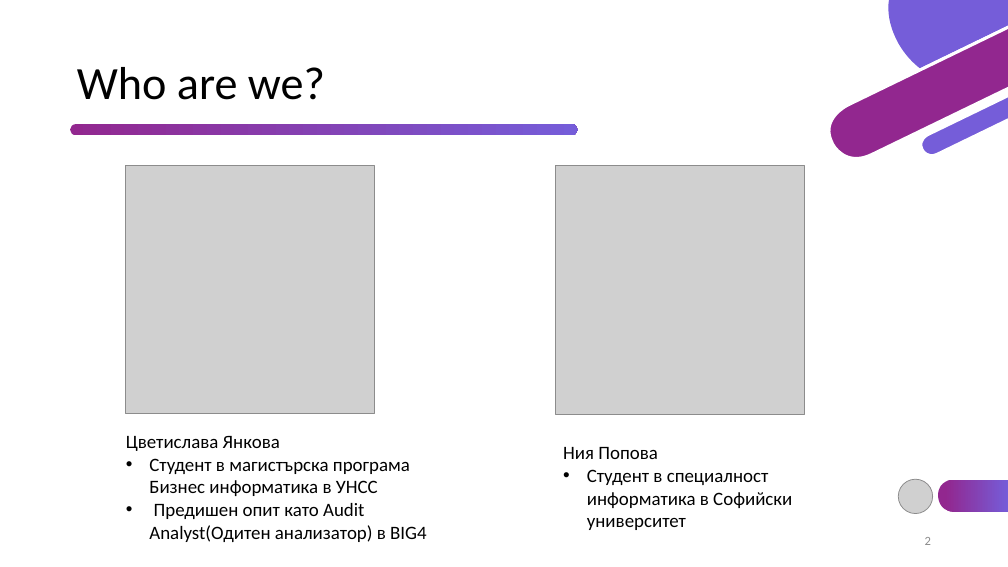
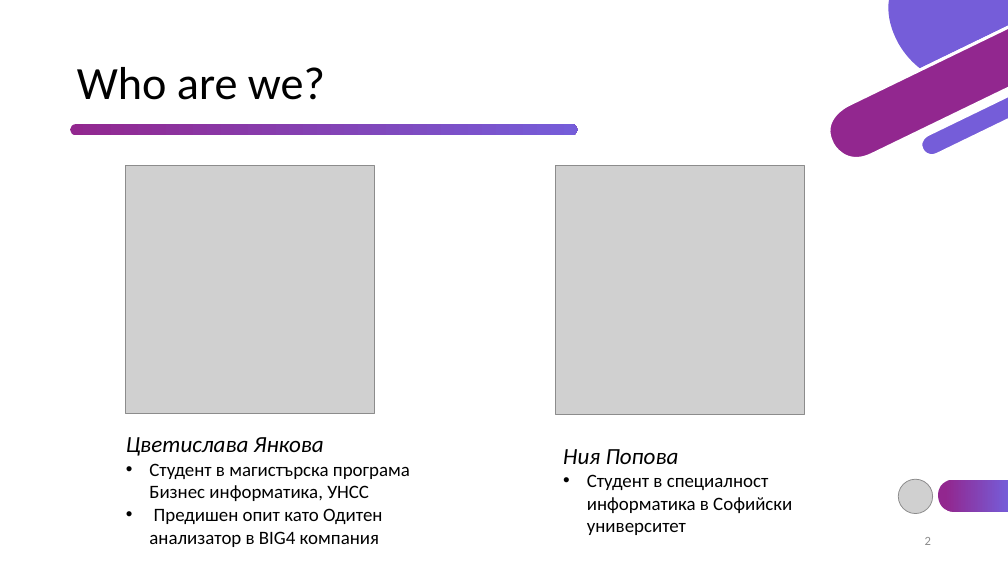
Before and after one commit to TsvetislavaYankova/ITTalents-FinalProject-Airbnb, a slide deck: slide 2 of Airbnb.pptx. Drawn at 1008x567 pixels with LibreOffice and Linux fonts; fonts in the diff are those of the drawing; grey boxes stand for pictures. Boxes give left, top, right and bottom in pixels: in the first picture for what was removed or moved away, otherwise in the second. Text is boxed around its words. In the diff, an @@ line names an element or a change of style, - is before the commit and + after.

```diff
--- a/Airbnb.pptx
+++ b/Airbnb.pptx
@@ text at [126, 437, 324, 456]: size 18 to 22 pt, italic on in "Цветислава Янкова" @@
@@ text at [563, 449, 679, 464]: size 18 to 22 pt, italic on in "Ния Попова" @@
@@ text at [149, 463, 410, 547]: text changed @@
-• Студент в магистърска програма Бизнес информатика в УНСС
-• Предишен опит като Audit Analyst(Одитен анализатор) в BIG4
+• Студент в магистърска програма Бизнес информатика, УНСС
+• Предишен опит като Одитен анализатор в BIG4 компания
```
Also in this commit, not shown: 6 other slides changed, 1 slide added, 1 slide removed, 2 other files.
